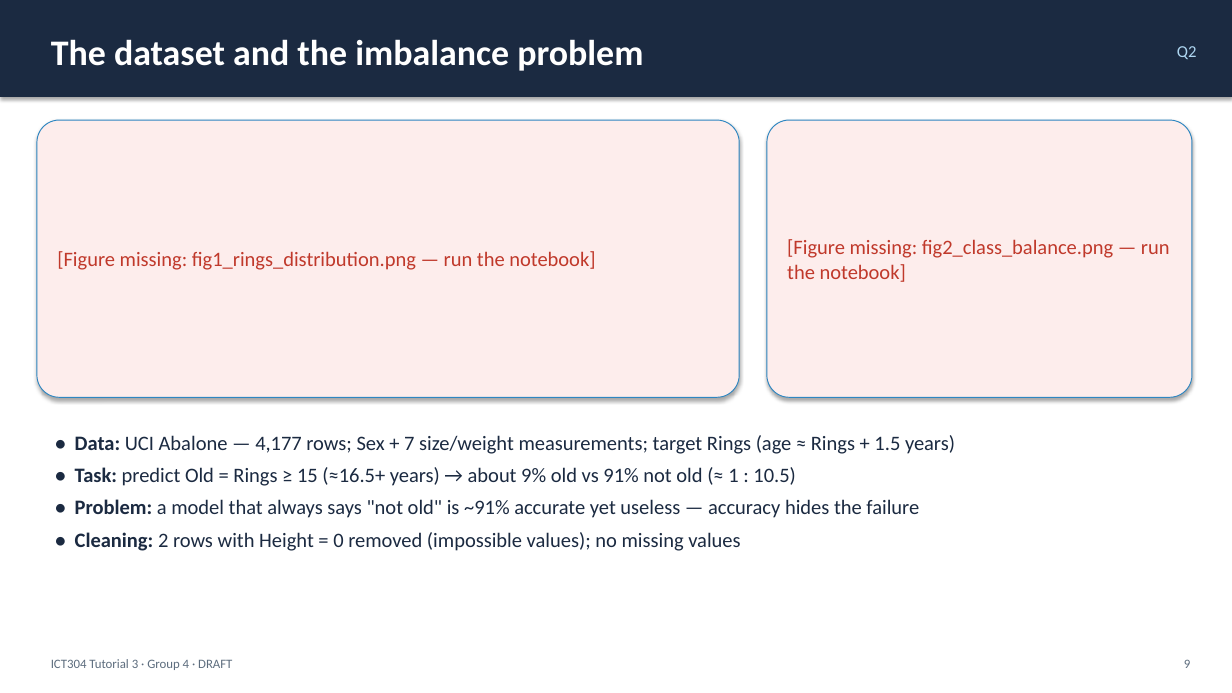
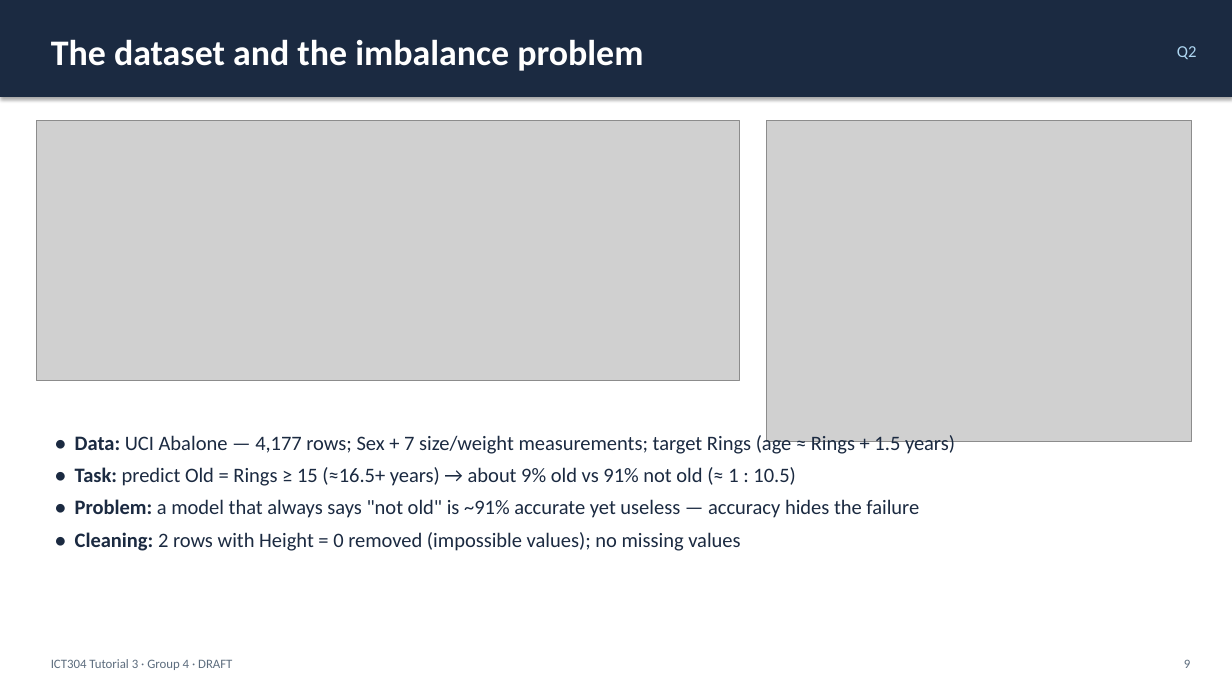
Before and after one commit to abey-joseph/ICT304-Tutorial3-Group4, a slide deck: slide 9 of Presentation/ICT304_Tutorial3_Group4_DRAFT.pptx. Drawn at 1232x693 pixels with LibreOffice and Linux fonts; fonts in the diff are those of the drawing; grey boxes stand for pictures. Boxes give left, top, right and bottom in pixels: in the first picture for what was removed or moved away, otherwise in the second. Text is boxed around its words. In the diff, an @@ line names an element or a change of style, - is before the commit and + after.

```diff
--- a/Presentation/ICT304_Tutorial3_Group4_DRAFT.pptx
+++ b/Presentation/ICT304_Tutorial3_Group4_DRAFT.pptx
@@ rounded rectangle removed at (x1=37, y1=120, x2=739, y2=397) @@
-[Figure missing: fig1_rings_distribution.png — run the notebook]
@@ picture added at (x1=37, y1=120, x2=739, y2=381) @@
@@ rounded rectangle removed at (x1=767, y1=120, x2=1192, y2=397) @@
-[Figure missing: fig2_class_balance.png — run the notebook]
@@ picture added at (x1=767, y1=120, x2=1192, y2=442) @@
```
Also in this commit, not shown: 4 other slides changed, 1 slide added, 1 slide removed, 10 other files.
